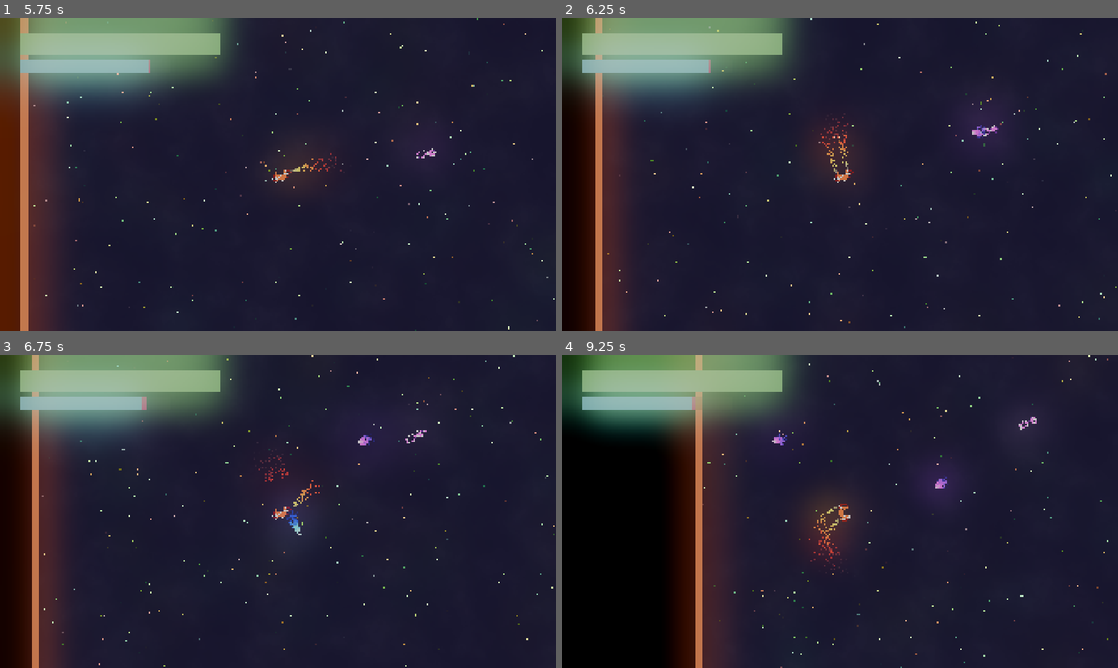
Above: before the commit, frames 1-4 (two rows, left to right).
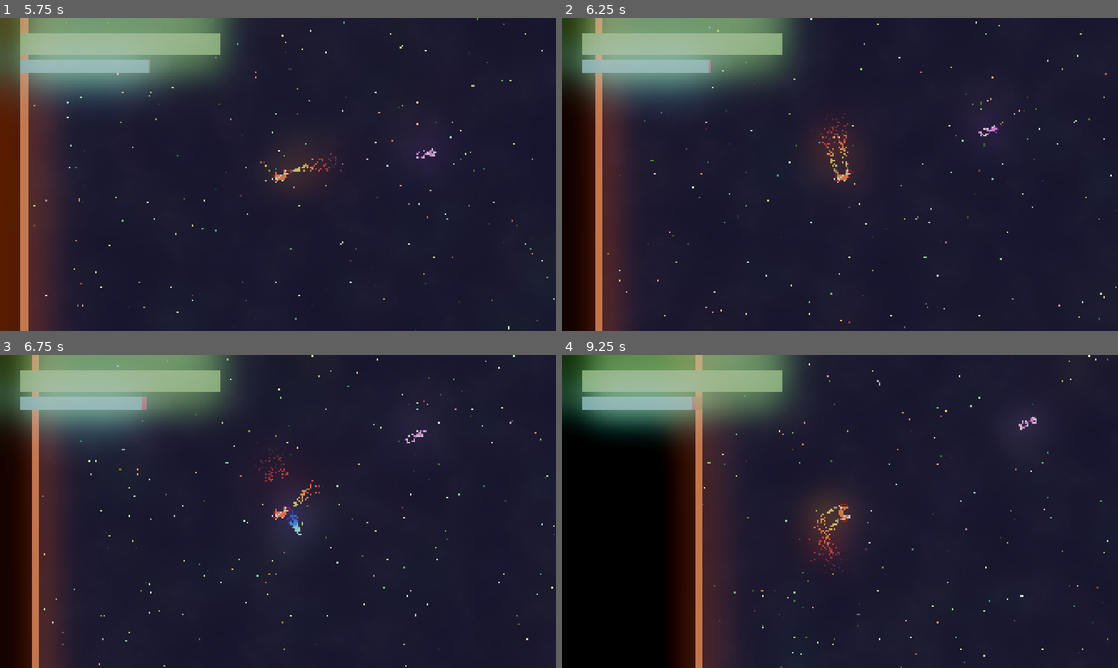
Above: after the commit, the same moments.

Repository: Lunix-420/OrbitOfPain
Game: Godot game, scene res://scenes/world/World.tscn
Same seed, same stepped clock (60 frames per second), same inputs: the game is played once before the commit and once after it. Sound files missing from this copy of the repository are replaced by a short silence.
Inputs:
- Up to frame 1 (5.75 s): click "START" at 0.5 s; tap Enter (action_start_next_wave) at 1.25, 2.85 s; hold Ctrl (action_shield) 1.28-2.03 s; hold W (move_forward) 1.28-2.78 s; tap Space (action_shoot) at 2.1 s; hold A (move_left) 2.78-4.28 s; tap Shift (action_teleport) at 3.6 s; hold S (move_backwards) 4.28-5.03 s; hold E (move_turn_ccw) 4.28-5.03 s; hold D (move_right) from 5.03 s (still down); tap Q (move_turn_cw) at 5.1 s
- Up to frame 2 (6.25 s): release D (move_right) at 5.78 s; hold W (move_forward) from 5.78 s (still down); hold Ctrl (action_shield) from 5.78 s (still down)
- Up to frame 3 (6.75 s): release W (move_forward) at 6.53 s; release Ctrl (action_shield) at 6.53 s; hold D (move_right) from 6.53 s (still down); tap Space (action_shoot) at 6.6 s
- Up to frame 4 (9.25 s): tap Enter (action_start_next_wave) at 7.35 s; tap Shift (action_teleport) at 8.1 s; release D (move_right) at 8.78 s; hold S (move_backwards) from 8.78 s (still down); hold E (move_turn_ccw) from 8.78 s (still down)

Frame 1 is identical in both runs. In frame 2, less than 0.1% of the frame differs, in the area x 73-77%, y 34-39%; in frame 3, less than 0.1%; in frame 4, 0.2%, in the area x 37-70%, y 25-44%.
Error after the commit: Cannot call method 'instantiate' on a null value. (res://scripts/chaser.gd:59)

Commit message:
feat: Add Spiral Enemy

Diff:
--- a/scenes/projectiles/Laser.tscn
+++ b/scenes/projectiles/ChaserProjectile.tscn
@@ -1,8 +1,8 @@
 [gd_scene load_steps=8 format=3 uid="uid://d73nk7l030ma"]
 
-[ext_resource type="Script" uid="uid://c74nmk88dpqw2" path="res://scripts/laser.gd" id="1_rx3qg"]
-[ext_resource type="AudioStream" uid="uid://uvpp0nit5kdw" path="res://sounds/plasma.mp3" id="2_ag3aa"]
-[ext_resource type="Script" uid="uid://ckxwhcbgtcyih" path="res://scripts/projectile_sfx.gd" id="3_ha5if"]
+[ext_resource type="Script" uid="uid://c74nmk88dpqw2" path="res://scripts/enemy_projectile.gd" id="1_bi34v"]
+[ext_resource type="AudioStream" uid="uid://uvpp0nit5kdw" path="res://sounds/plasma.mp3" id="2_joqo1"]
+[ext_resource type="Script" uid="uid://ckxwhcbgtcyih" path="res://scripts/projectile_sfx.gd" id="3_d7idq"]
 
 [sub_resource type="CircleShape2D" id="CircleShape2D_kq07p"]
 radius = 29.2062
@@ -31,7 +31,7 @@
 [node name="Laser" type="Area2D"]
 collision_layer = 0
 collision_mask = 2
-script = ExtResource("1_rx3qg")
+script = ExtResource("1_bi34v")
 
 [node name="CollisionShape2D" type="CollisionShape2D" parent="."]
 shape = SubResource("CircleShape2D_kq07p")
--- /dev/null
+++ b/scenes/projectiles/SpiralProjectile.tscn
@@ -0,0 +1,50 @@
+[gd_scene load_steps=8 format=3 uid="uid://bpuyign1c6da5"]
+
+[ext_resource type="Script" uid="uid://c74nmk88dpqw2" path="res://scripts/enemy_projectile.gd" id="1_xm7ml"]
+[ext_resource type="AudioStream" uid="uid://uvpp0nit5kdw" path="res://sounds/plasma.mp3" id="2_h0ijn"]
+[ext_resource type="Script" uid="uid://ckxwhcbgtcyih" path="res://scripts/projectile_sfx.gd" id="3_nl0eu"]
+
+[sub_resource type="CircleShape2D" id="CircleShape2D_kq07p"]
+radius = 29.2062
+
+[sub_resource type="Gradient" id="Gradient_qtutu"]
+offsets = PackedFloat32Array(0, 0.344186, 0.665116, 1)
+colors = PackedColorArray(1, 1, 1, 1, 1, 0.393911, 0.380246, 1, 0, 0.984314, 0, 1, 0, 0, 1, 0)
+
+[sub_resource type="GradientTexture1D" id="GradientTexture1D_oon8e"]
+gradient = SubResource("Gradient_qtutu")
+
+[sub_resource type="ParticleProcessMaterial" id="ParticleProcessMaterial_xm7ml"]
+particle_flag_disable_z = true
+emission_shape_scale = Vector3(4, 4, 1)
+emission_shape = 1
+emission_sphere_radius = 1.0
+velocity_pivot = Vector3(0, 100, 0)
+spread = 180.0
+initial_velocity_min = 20.0
+initial_velocity_max = 500.0
+gravity = Vector3(0, 0, 0)
+scale_min = 10.0
+scale_max = 10.0
+color_ramp = SubResource("GradientTexture1D_oon8e")
+
+[node name="SpiralProjectile" type="Area2D"]
+collision_layer = 0
+collision_mask = 2
+script = ExtResource("1_xm7ml")
+
+[node name="CollisionShape2D" type="CollisionShape2D" parent="."]
+shape = SubResource("CircleShape2D_kq07p")
+
+[node name="GPUParticles2D" type="GPUParticles2D" parent="."]
+amount = 200
+lifetime = 0.1
+fixed_fps = 60
+process_material = SubResource("ParticleProcessMaterial_xm7ml")
+
+[node name="AudioStreamPlayer2D" type="AudioStreamPlayer2D" parent="."]
+stream = ExtResource("2_h0ijn")
+script = ExtResource("3_nl0eu")
+
+[connection signal="body_entered" from="." to="." method="_on_body_entered"]
+[connection signal="finished" from="AudioStreamPlayer2D" to="AudioStreamPlayer2D" method="_on_finished"]
--- /dev/null
+++ b/scenes/ships/Chaser.tscn
@@ -0,0 +1,24 @@
+[gd_scene load_steps=6 format=3 uid="uid://dq44tpy22jtkp"]
+
+[ext_resource type="Script" uid="uid://bgpwgvnomb7if" path="res://scripts/chaser.gd" id="1_xmjnl"]
+[ext_resource type="PackedScene" uid="uid://cx8dcf6b4y0y0" path="res://scenes/remnants/Energy.tscn" id="2_1av3t"]
+[ext_resource type="Texture2D" uid="uid://cyt6gisrtkt4w" path="res://ships/02.png" id="4_g3ior"]
+[ext_resource type="PackedScene" uid="uid://ui0uuof2k546" path="res://scenes/remnants/Explosion.tscn" id="5_kg105"]
+
+[sub_resource type="CapsuleShape2D" id="CapsuleShape2D_55jtl"]
+radius = 31.0
+height = 146.0
+
+[node name="CharacterBody2D" type="CharacterBody2D"]
+script = ExtResource("1_xmjnl")
+energy_scene = ExtResource("2_1av3t")
+
+[node name="Sprite2D" type="Sprite2D" parent="."]
+scale = Vector2(0.25, 0.25)
+texture = ExtResource("4_g3ior")
+
+[node name="CollisionShape2D" type="CollisionShape2D" parent="."]
+position = Vector2(0, -26)
+shape = SubResource("CapsuleShape2D_55jtl")
+
+[node name="Explosion" parent="." instance=ExtResource("5_kg105")]
--- a/scenes/ships/Enemy.tscn
+++ /dev/null
@@ -1,26 +0,0 @@
-[gd_scene load_steps=7 format=3 uid="uid://dq44tpy22jtkp"]
-
-[ext_resource type="Texture2D" uid="uid://cyt6gisrtkt4w" path="res://ships/02.png" id="1_3gvst"]
-[ext_resource type="Script" uid="uid://bgpwgvnomb7if" path="res://scripts/enemy.gd" id="1_55jtl"]
-[ext_resource type="PackedScene" uid="uid://cx8dcf6b4y0y0" path="res://scenes/remnants/Energy.tscn" id="2_85v1a"]
-[ext_resource type="PackedScene" uid="uid://d73nk7l030ma" path="res://scenes/projectiles/Laser.tscn" id="3_d2cku"]
-[ext_resource type="PackedScene" uid="uid://ui0uuof2k546" path="res://scenes/remnants/Explosion.tscn" id="3_mpr68"]
-
-[sub_resource type="CapsuleShape2D" id="CapsuleShape2D_55jtl"]
-radius = 31.0
-height = 146.0
-
-[node name="CharacterBody2D" type="CharacterBody2D"]
-script = ExtResource("1_55jtl")
-energy_scene = ExtResource("2_85v1a")
-laser_scene = ExtResource("3_d2cku")
-
-[node name="Sprite2D" type="Sprite2D" parent="."]
-scale = Vector2(0.25, 0.25)
-texture = ExtResource("1_3gvst")
-
-[node name="CollisionShape2D" type="CollisionShape2D" parent="."]
-position = Vector2(0, -26)
-shape = SubResource("CapsuleShape2D_55jtl")
-
-[node name="Explosion" parent="." instance=ExtResource("3_mpr68")]
--- a/scenes/ships/Player.tscn
+++ b/scenes/ships/Player.tscn
@@ -6,7 +6,7 @@
 [ext_resource type="Script" uid="uid://bkne57gikkxc6" path="res://scripts/spawner.gd" id="3_3li8b"]
 [ext_resource type="PackedScene" uid="uid://gtbhbm54ufjd" path="res://scenes/projectiles/Teleporter.tscn" id="3_hlp67"]
 [ext_resource type="PackedScene" uid="uid://m1cjpvkoeugn" path="res://scenes/gui/Gui.tscn" id="4_mdl7e"]
-[ext_resource type="PackedScene" uid="uid://dq44tpy22jtkp" path="res://scenes/ships/Enemy.tscn" id="5_w73tk"]
+[ext_resource type="PackedScene" uid="uid://dq44tpy22jtkp" path="res://scenes/ships/Chaser.tscn" id="5_w73tk"]
 [ext_resource type="AudioStream" uid="uid://cwrti7833ut7u" path="res://sounds/energy.mp3" id="6_70d11"]
 [ext_resource type="PackedScene" uid="uid://dmdbx07uhmqlv" path="res://scenes/gui/CanvasLayer.tscn" id="7_ci04x"]
 [ext_resource type="AudioStream" uid="uid://c2xspvdxljwqv" path="res://sounds/exhaust.ogg" id="7_cw2d6"]
--- /dev/null
+++ b/scenes/ships/Spiral.tscn
@@ -0,0 +1,24 @@
+[gd_scene load_steps=6 format=3 uid="uid://db7t1gcea1pas"]
+
+[ext_resource type="Script" uid="uid://26nnhg8x06g7" path="res://scripts/sprial.gd" id="1_8gcb8"]
+[ext_resource type="PackedScene" uid="uid://cx8dcf6b4y0y0" path="res://scenes/remnants/Energy.tscn" id="2_adcb0"]
+[ext_resource type="Texture2D" uid="uid://ere5ihfym7r5" path="res://ships/42783.png" id="4_eu7gv"]
+[ext_resource type="PackedScene" uid="uid://ui0uuof2k546" path="res://scenes/remnants/Explosion.tscn" id="5_2l4tf"]
+
+[sub_resource type="CapsuleShape2D" id="CapsuleShape2D_55jtl"]
+radius = 65.0
+height = 210.0
+
+[node name="CharacterBody2D" type="CharacterBody2D"]
+script = ExtResource("1_8gcb8")
+energy_scene = ExtResource("2_adcb0")
+
+[node name="Sprite2D" type="Sprite2D" parent="."]
+scale = Vector2(0.5, 0.5)
+texture = ExtResource("4_eu7gv")
+
+[node name="CollisionShape2D" type="CollisionShape2D" parent="."]
+rotation = 1.5708
+shape = SubResource("CapsuleShape2D_55jtl")
+
+[node name="Explosion" parent="." instance=ExtResource("5_2l4tf")]
--- /dev/null
+++ b/scripts/abstract_enemy.gd
@@ -0,0 +1,11 @@
+extends Node
+
+
+# Called when the node enters the scene tree for the first time.
+func _ready() -> void:
+	pass # Replace with function body.
+
+
+# Called every frame. 'delta' is the elapsed time since the previous frame.
+func _process(delta: float) -> void:
+	pass
--- a/scripts/enemy.gd
+++ b/scripts/chaser.gd
@@ -28,7 +28,7 @@
 
 @onready var explosion: GPUParticles2D = get_node("Explosion")
 @export var energy_scene: PackedScene
-@export var laser_scene: PackedScene
+@export var projectile_scene: PackedScene
 
 #==================================================================================================#
 # Main Behaviors
@@ -56,10 +56,11 @@
 func _process_shooting(delta: float) -> void:
 	shoot_timer += delta
 	if shoot_timer >= ATTACK_TIMEOUT:
-		var laser = laser_scene.instantiate()
-		laser.rotation = rotation
-		laser.position = global_position
-		get_tree().current_scene.add_child(laser)
+		var projectile = projectile_scene.instantiate()
+		projectile.rotation = rotation
+		projectile.position = global_position
+		projectile.set_speed(700)
+		get_tree().current_scene.add_child(projectile)
 		shoot_timer = randf_range(0, ATTACK_TIMEOUT * 0.2)
 
 #==================================================================================================#
--- a/scripts/laser.gd
+++ b/scripts/enemy_projectile.gd
@@ -13,11 +13,14 @@
 #==================================================================================================#
 # Config
 
-const SPEED = 700.0
+var speed := 1000
 const GAIN = 6.0
 
 #==================================================================================================#
 # Main Behaviors
+
+func set_speed(_speed: float):
+	speed = _speed
 
 func _ready() -> void:
 	var sfx_clone = sfx.duplicate()
@@ -28,7 +31,7 @@
 
 func _physics_process(delta: float) -> void:
 	var direction = Vector2.RIGHT.rotated(rotation - PI / 2)
-	position += direction * (SPEED + init_speed) * delta
+	position += direction * (speed + init_speed) * delta
 
 func _on_body_entered(body: Node2D) -> void:
 	if body.has_method("loose_health"):
--- /dev/null
+++ b/scripts/sprial.gd
@@ -0,0 +1,84 @@
+extends CharacterBody2D
+
+signal died
+
+#==================================================================================================#
+# State Variables
+
+var is_dead: bool = false
+var shoot_timer: float = 0.0
+var kill_timer := 0.0
+
+#==================================================================================================#
+# Config
+
+const ATTACK_TIMEOUT = 0.2  # shoot every 0.2 seconds
+const ROTATION_SPEED = 3.0  # radians per second, tweak for spiral speed
+const BASE_SCORE = 2
+const MAX_KILL_TIME = 15
+
+#==================================================================================================#
+# Audio Config
+
+const EXPLOSION_GAIN: float = 0.0
+
+#==================================================================================================#
+# Nodes
+
+@onready var explosion: GPUParticles2D = get_node("Explosion")
+@export var energy_scene: PackedScene
+@export var projectile_scene: PackedScene
+
+#==================================================================================================#
+# Main Behaviors
+
+func _ready() -> void:
+	shoot_timer = 0.0
+
+func _physics_process(delta: float) -> void:
+	if not GlobalState.game_started or is_dead:
+		return
+
+	kill_timer += delta
+	_process_rotation(delta)
+	_process_shooting(delta)
+
+func _process_rotation(delta: float) -> void:
+	rotation += ROTATION_SPEED * delta
+
+func _process_shooting(delta: float) -> void:
+	shoot_timer += delta
+	if shoot_timer >= ATTACK_TIMEOUT:
+		shoot_timer -= ATTACK_TIMEOUT  # keep leftover delta for accuracy
+		var projectile = projectile_scene.instantiate()
+		projectile.rotation = rotation
+		projectile.position = global_position
+		projectile.set_speed(500)
+		get_tree().current_scene.add_child(projectile)
+
+#==================================================================================================#
+# Health & Death
+
+func take_damage() -> void:
+	if is_dead:
+		return
+	is_dead = true
+	GlobalState.increase_score(BASE_SCORE, kill_timer, MAX_KILL_TIME)
+	_explode()
+	spawn_energy()
+	emit_signal("died")
+	queue_free()
+
+func _explode() -> void:
+	var explosion_clone = explosion.duplicate()
+	explosion_clone.emitting = true
+	var sfx_clone = explosion_clone.get_node("Sfx")
+	sfx_clone.volume_db = GlobalState.sfx_volume + EXPLOSION_GAIN
+	get_parent().add_child(explosion_clone)
+	explosion_clone.global_position = global_position
+	sfx_clone.play()
+
+func spawn_energy() -> void:
+	var energy = energy_scene.instantiate()
+	energy.position = global_position
+	get_tree().current_scene.add_child(energy)
Not shown: 1 places in scenes/projectiles/ChaserProjectile.tscn that only renumber resources
Not shown, added: scripts/abstract_enemy.gd.uid
Renamed: scripts/enemy.gd.uid -> scripts/chaser.gd.uid
Renamed: scripts/laser.gd.uid -> scripts/enemy_projectile.gd.uid
Not shown, added: scripts/sprial.gd.uid
Binary file added: ships/42783.png
Not shown, added: ships/42783.png.import
Binary file added: ships/93659.png
Not shown, added: ships/93659.png.import
